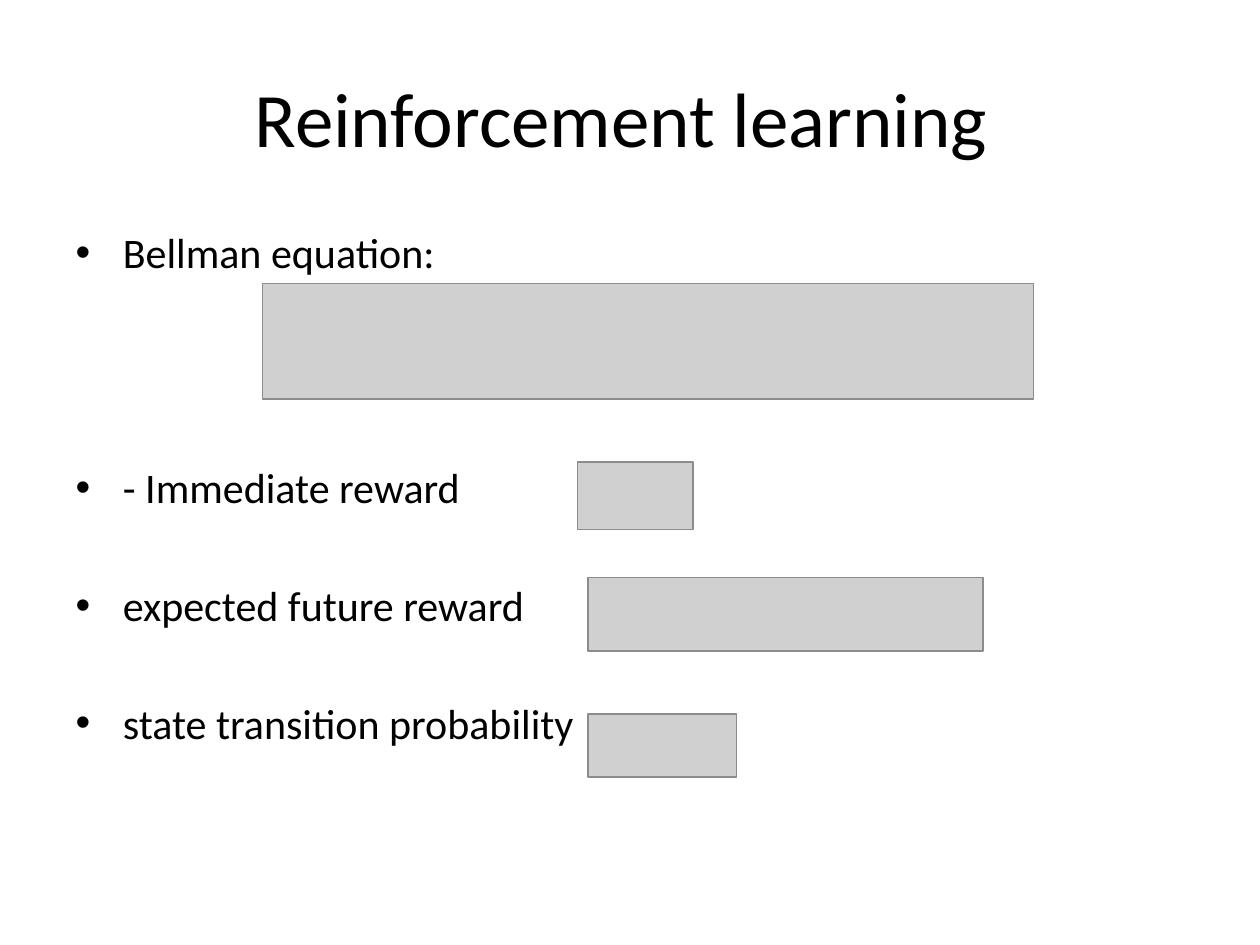
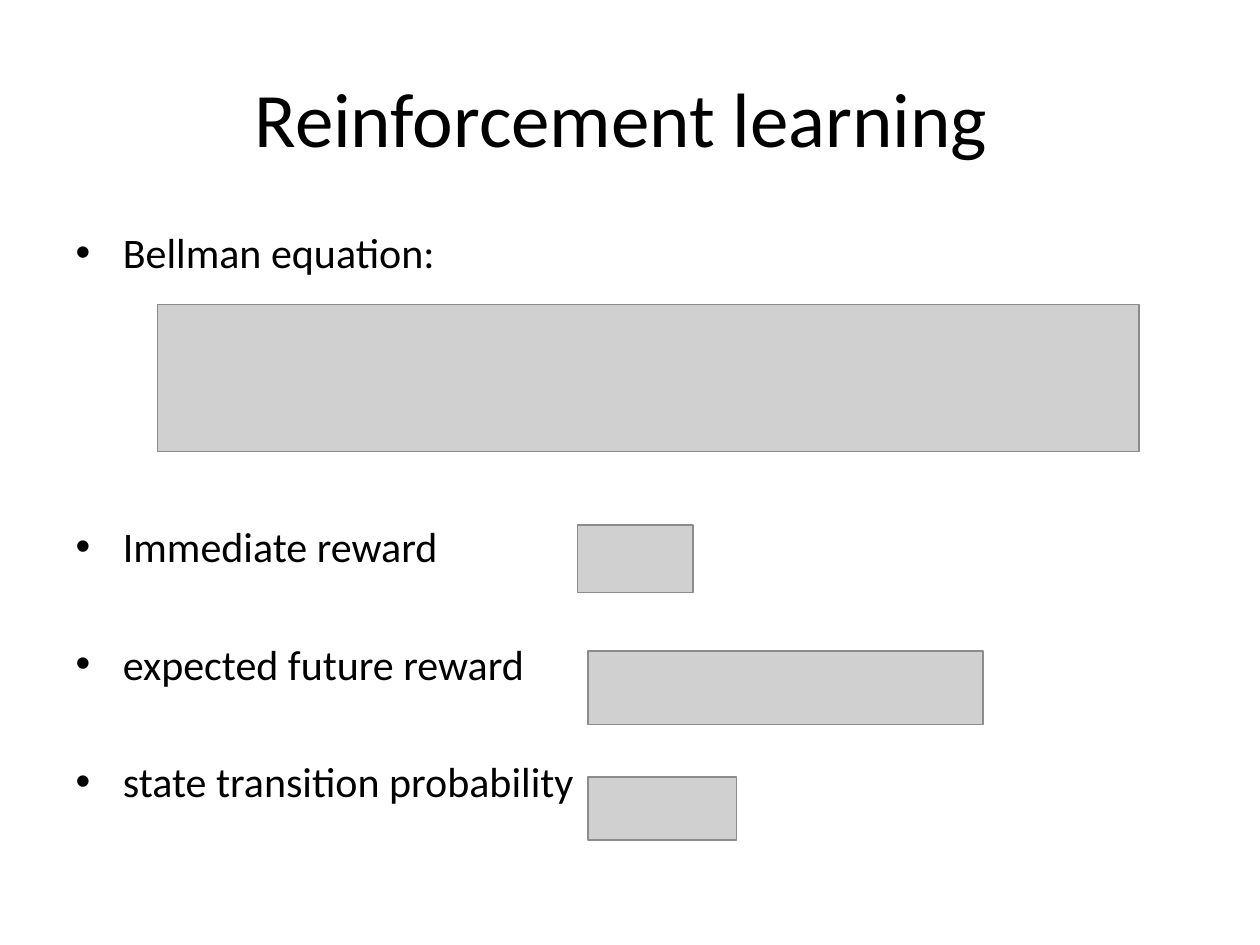
Before and after one commit to ro1208984/learning.java, a slide deck: slide 24 of Mobile Day presentation.pptx. Drawn at 1260x945 pixels with LibreOffice and Linux fonts; fonts in the diff are those of the drawing; grey boxes stand for pictures. Boxes give left, top, right and bottom in pixels: in the first picture for what was removed or moved away, otherwise in the second. Text is boxed around its words. In the diff, an @@ line names an element or a change of style, - is before the commit and + after.

```diff
--- a/Mobile Day presentation.pptx
+++ b/Mobile Day presentation.pptx
@@ picture: place and size @@
-picture at <box>262,284,1033,399</box>
+picture at <box>158,305,1139,452</box>
@@ text at <box>123,532,438,563</box>: text changed @@
-• - Immediate reward
+• Immediate reward
@@ picture: place and size @@
-picture at <box>577,462,693,529</box>
+picture at <box>577,525,693,592</box>
@@ picture: place and size @@
-picture at <box>588,577,984,650</box>
+picture at <box>588,651,984,724</box>
@@ picture: place and size @@
-picture at <box>588,714,737,777</box>
+picture at <box>588,777,737,840</box>
```
Also in this commit, not shown: 3 other slides changed, 17 slides added.
